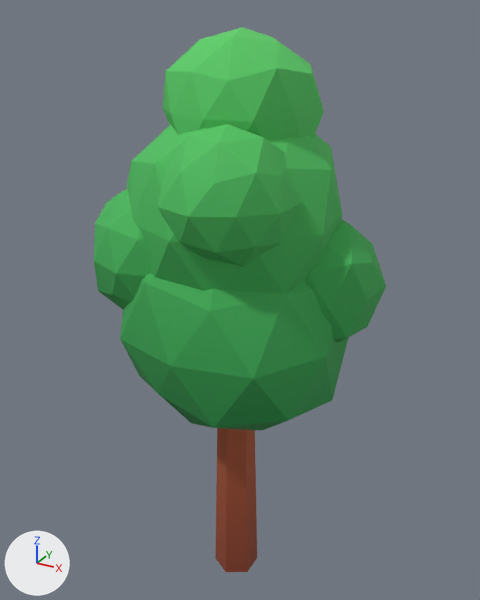
A saved change to the glTF model modelos/parque/piezas/arbol_B.glb.
Camera for both pictures: a 50 mm camera at (2.13, -3.81, 4.34) aimed at (-0.01, 0.08, 2.39). Every picture has the same lights, and +X, +Y and +Z are marked at lower left. The older version comes first.

In view in the first picture: 'arbol_B'.
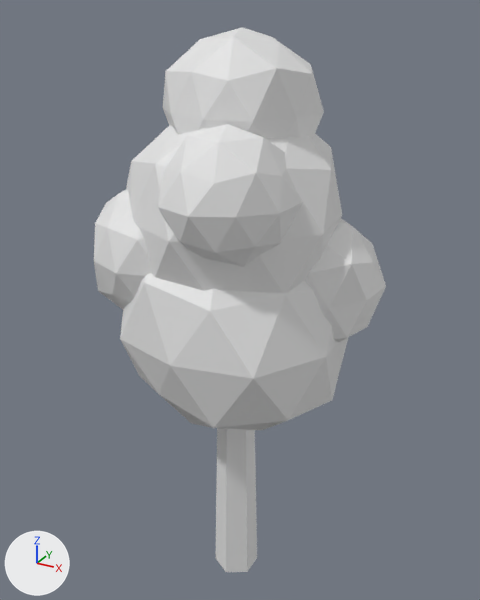
Pixel boxes [x1, y1, x2, y2] of what changed, in the pictures (480 x 600 px):
'arbol_B', recoloured (green to white)
    both: [94, 27, 386, 572]

The change in detail:
me_arbol_b has 264 vertices, 500 faces and spans x -0.92..0.98, y -0.88..0.81, z 0.0..4.23.
me_arbol_b no longer uses material mat_parque.
